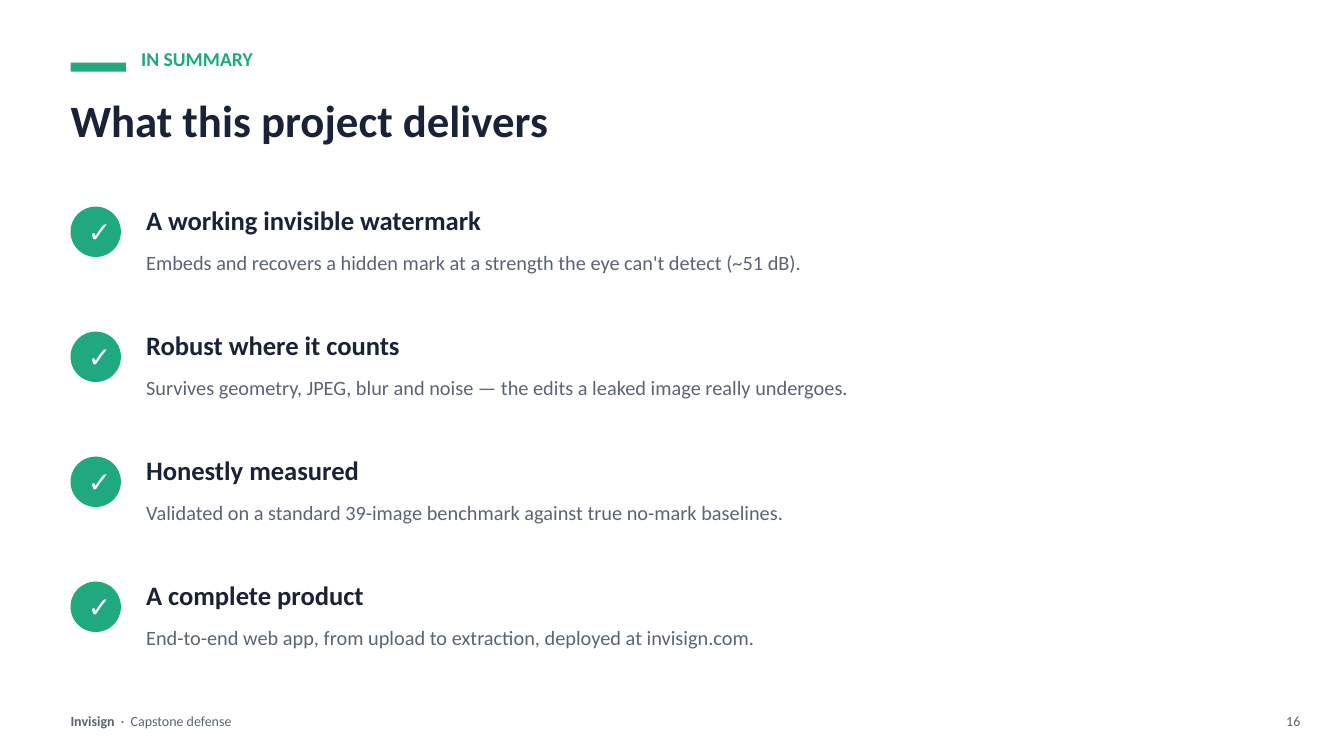
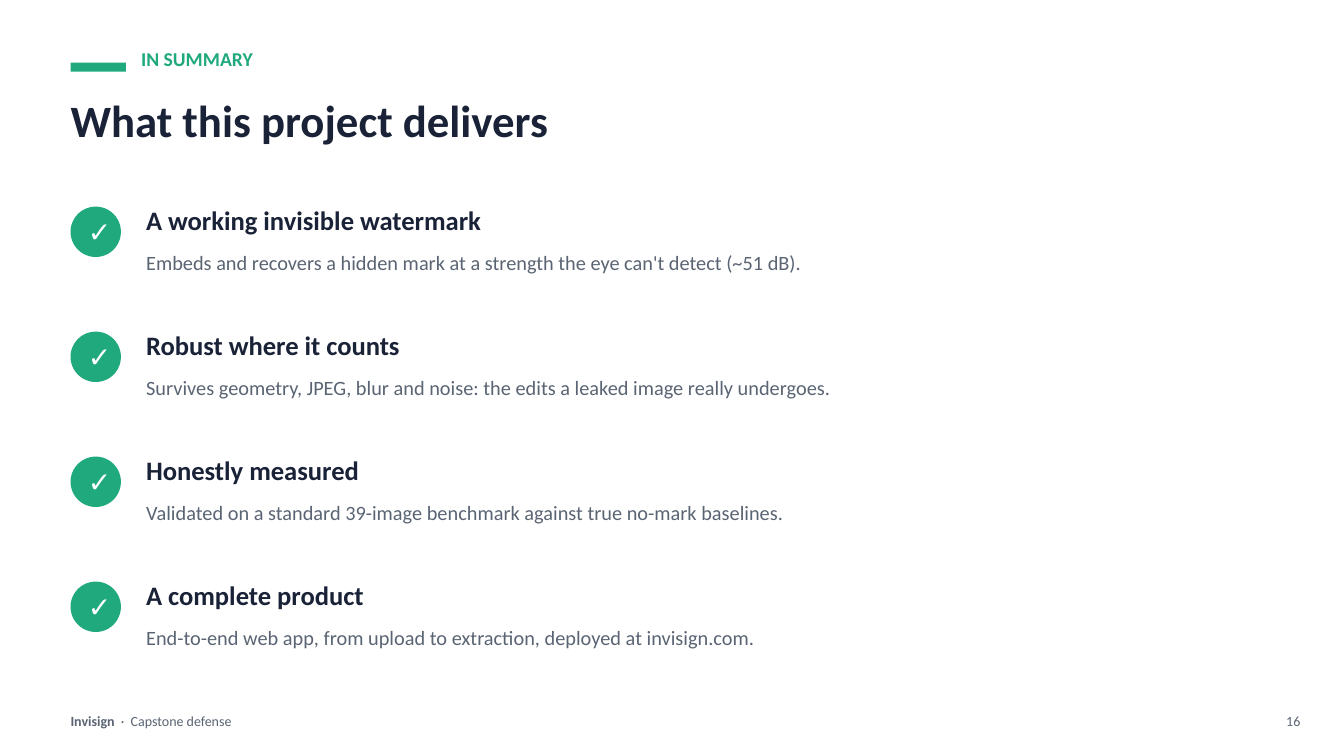
Before and after one commit to fvaldes0109/invisign, a slide deck: slide 16 of Invisign-Defense.pptx. Drawn at 1344x756 pixels with LibreOffice and Linux fonts; fonts in the diff are those of the drawing. Boxes give left, top, right and bottom in pixels: in the first picture for what was removed or moved away, otherwise in the second. Text is boxed around its words. In the diff, an @@ line names an element or a change of style, - is before the commit and + after.

```diff
--- a/Invisign-Defense.pptx
+++ b/Invisign-Defense.pptx
@@ text at [146, 381, 830, 399]: text changed @@
-Survives geometry, JPEG, blur and noise — the edits a leaked image really undergoes.
+Survives geometry, JPEG, blur and noise: the edits a leaked image really undergoes.
```
Also in this commit, not shown: 11 other slides changed, 4 other files.
